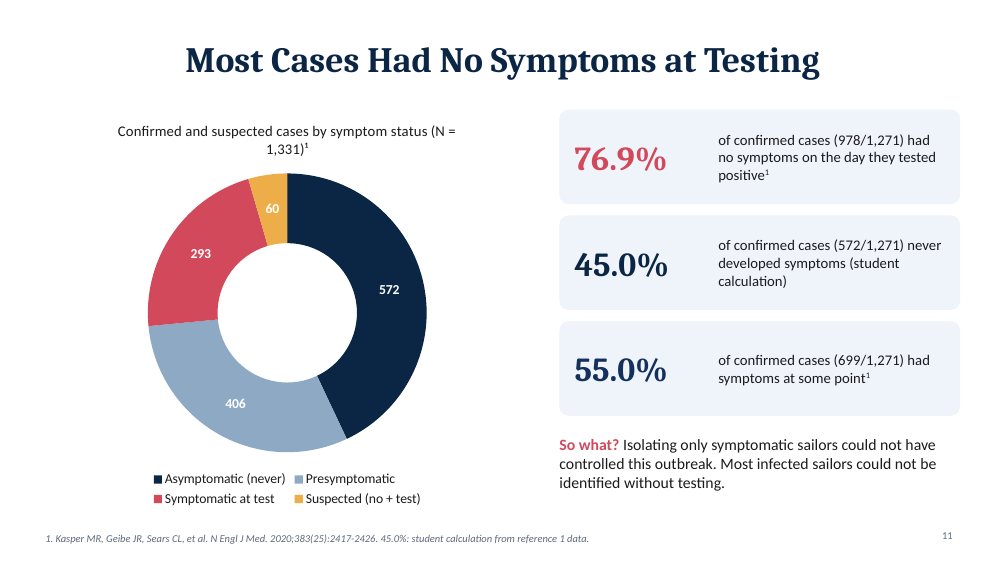
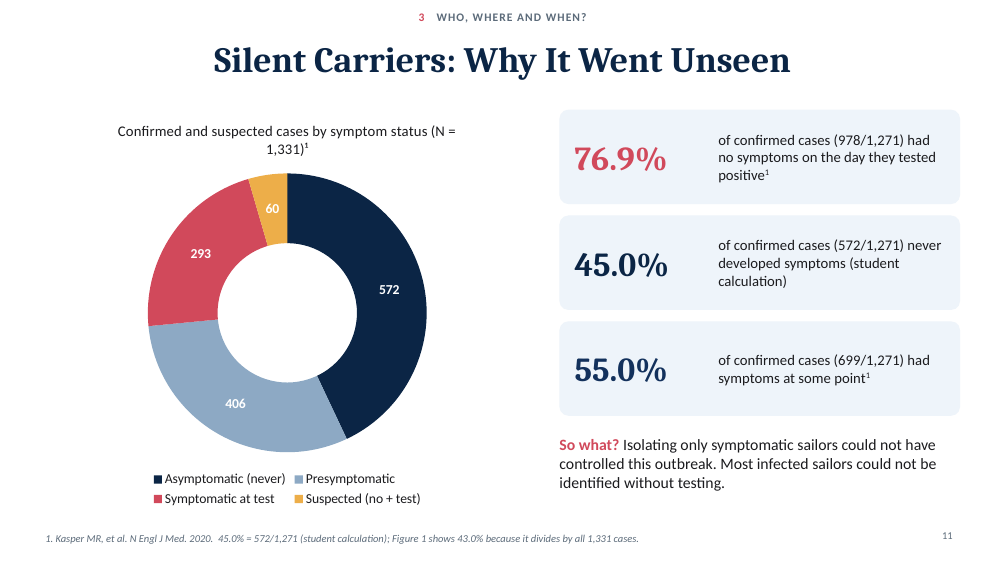
Before and after one commit to adebowa96/Research, a slide deck: slide 11 of Outbreak_of_the_Day/Covid19_Aircraft_Carrier_Outbreak.pptx. Drawn at 1008x567 pixels with LibreOffice and Linux fonts; fonts in the diff are those of the drawing. Boxes give left, top, right and bottom in pixels: in the first picture for what was removed or moved away, otherwise in the second. Text is boxed around its words. In the diff, an @@ line names an element or a change of style, - is before the commit and + after.

```diff
--- a/Outbreak_of_the_Day/Covid19_Aircraft_Carrier_Outbreak.pptx
+++ b/Outbreak_of_the_Day/Covid19_Aircraft_Carrier_Outbreak.pptx
@@ text added at (419,13,587,22), 11 pt, text #5C6B7A, bold @@
+3 WHO, WHERE AND WHEN?
@@ title at (214,47,791,80): text changed @@
-Most Cases Had No Symptoms at Testing
+Silent Carriers: Why It Went Unseen
@@ text at (45,534,639,544): text changed @@
-1. Kasper MR, Geibe JR, Sears CL, et al. N Engl J Med. 2020;383(25):2417-2426. 45.0%: student calculation from reference 1 data.
+1. Kasper MR, et al. N Engl J Med. 2020. 45.0% = 572/1,271 (student calculation); Figure 1 shows 43.0% because it divides by all 1,331 cases.
```
Also in this commit, not shown: 18 other slides changed.
